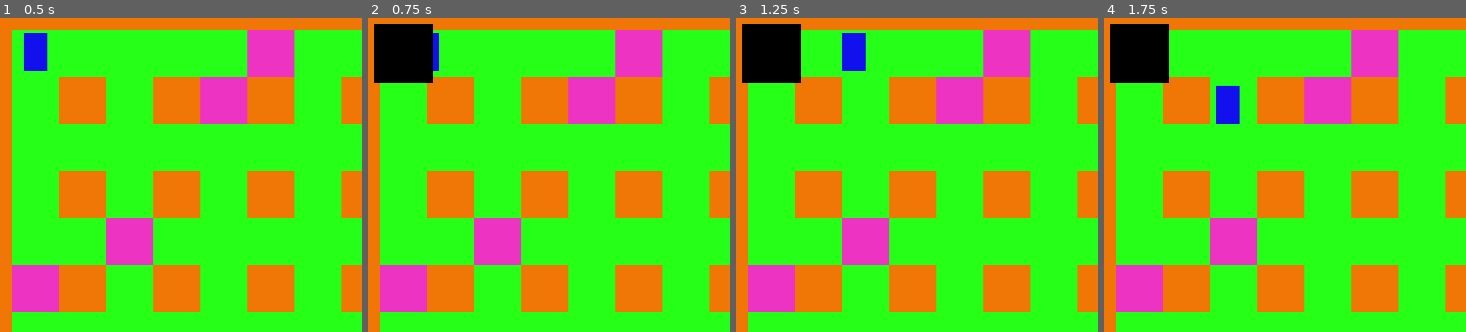
Above: before the commit, frames 1-4 (left to right).
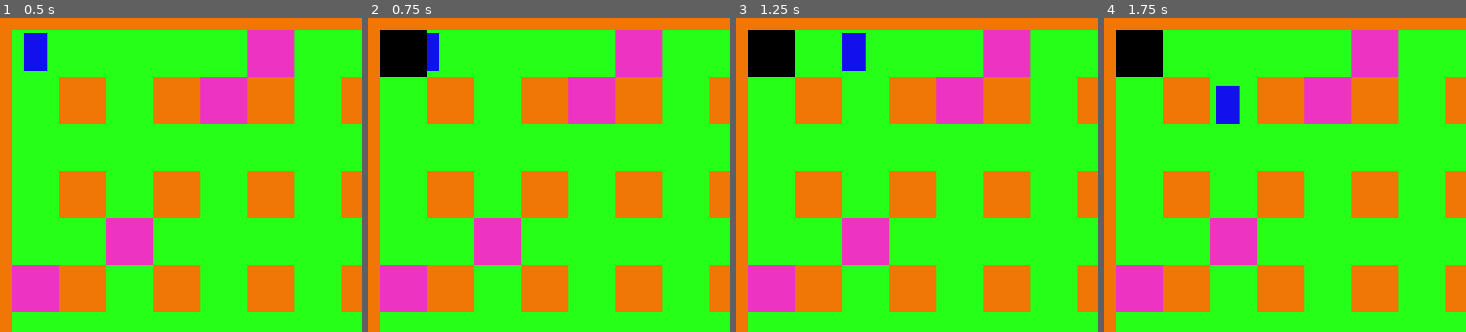
Above: after the commit, the same moments.

Repository: adrianofelix019/bomberman-clone
Game: Godot game, scene res://scenes/main_game.tscn
The game is run twice, just before and just after one commit, with the same random seed, the same clock (stepped at 60 frames per second) and the same inputs.
Inputs:
- Up to frame 1 (0.5 s): no input
- Up to frame 2 (0.75 s): tap Enter at 0.5 s; hold Right (ui_right) from 0.53 s (still down); hold K (place_bomb) from 0.53 s (still down)
- Up to frame 3 (1.25 s): keep holding Right (ui_right); keep holding K (place_bomb)
- Up to frame 4 (1.75 s): release Right (ui_right) at 1.28 s; release K (place_bomb) at 1.28 s; hold Down (ui_down) from 1.28 s (still down); tap K (place_bomb) at 1.35 s
The pictures show only the part of the screen within x 0-50%, y 0-50%; the shares and areas given below are measured in that part.

Frame 1 is identical in both runs. In frame 2, 1.1% of the frame differs, in the area x 1-18%, y 1-21%; in frame 3, 1.1%; in frame 4, 1.1%.

Commit message:
fix bomb size and start create enemy

Diff:
--- a/scenes/bomb.tscn
+++ b/scenes/bomb.tscn
@@ -9,7 +9,6 @@
 [node name="Sprite2D" type="Sprite2D" parent="." unique_id=878044486]
 z_index = 1
 position = Vector2(4.7683716e-07, 4.7683716e-07)
-scale = Vector2(1.25, 1.25)
 texture = ExtResource("1_4kkau")
 
 [node name="Timer" type="Timer" parent="." unique_id=1146152396]
--- /dev/null
+++ b/scenes/enemy.tscn
@@ -0,0 +1,16 @@
+[gd_scene format=3 uid="uid://c5jg221b3dbuc"]
+
+[ext_resource type="Texture2D" uid="uid://yjqm1ie58g6" path="res://assets/temp/enemy.png" id="1_7p1mj"]
+[ext_resource type="Script" uid="uid://b3rx1urlcskcb" path="res://scripts/enemy.gd" id="1_md0e3"]
+
+[sub_resource type="RectangleShape2D" id="RectangleShape2D_ec6vt"]
+size = Vector2(16, 16)
+
+[node name="Enemy" type="CharacterBody2D" unique_id=972040075]
+script = ExtResource("1_md0e3")
+
+[node name="Sprite2D" type="Sprite2D" parent="." unique_id=1166761285]
+texture = ExtResource("1_7p1mj")
+
+[node name="CollisionShape2D" type="CollisionShape2D" parent="." unique_id=1010532091]
+shape = SubResource("RectangleShape2D_ec6vt")
--- a/scenes/main_game.tscn
+++ b/scenes/main_game.tscn
@@ -28,10 +28,11 @@
 [sub_resource type="TileSetAtlasSource" id="TileSetAtlasSource_wi4c7"]
 texture = ExtResource("5_ygxny")
 0:0/0 = 0
+0:0/0/physics_layer_0/polygon_0/points = PackedVector2Array(-8, -8, 8, -8, 8, 8, -8, 8)
 
 [sub_resource type="TileSet" id="TileSet_ec6vt"]
 physics_layer_0/collision_layer = 1
-physics_layer_0/physics_material = SubResource("PhysicsMaterial_0rdsr")
+physics_layer_0/physics_material = SubResource("PhysicsMaterial_ygxny")
 sources/0 = SubResource("TileSetAtlasSource_72e8q")
 sources/1 = SubResource("TileSetAtlasSource_ipu61")
 sources/2 = SubResource("TileSetAtlasSource_ygxny")
--- /dev/null
+++ b/scripts/enemy.gd
@@ -0,0 +1 @@
+extends CharacterBody2D
--- a/tile_map_layer.gd
+++ b/tile_map_layer.gd
@@ -2,6 +2,7 @@
 extends TileMapLayer
 
 const BREAKABLE_SOURCE_ID := 3
+const GROUND_SOURCE_ID := 0
 const BREAKABLE_TILE := Vector2i(0, 0)
 const UNBREAKABLE_TILES_SOURCE_ID := [0, 1]
 const MAP_WIDTH := 18
@@ -50,7 +51,7 @@
 		return false
 	set_cell(
 		cell,
-		0, # ground
+		GROUND_SOURCE_ID,
 		Vector2i.ZERO
 	)
 	return true
Binary file added: assets/temp/enemy.png
Not shown, added: assets/temp/enemy.png.import
Not shown: 1 places in scenes/main_game.tscn that only renumber resources
Not shown, added: scripts/enemy.gd.uid
